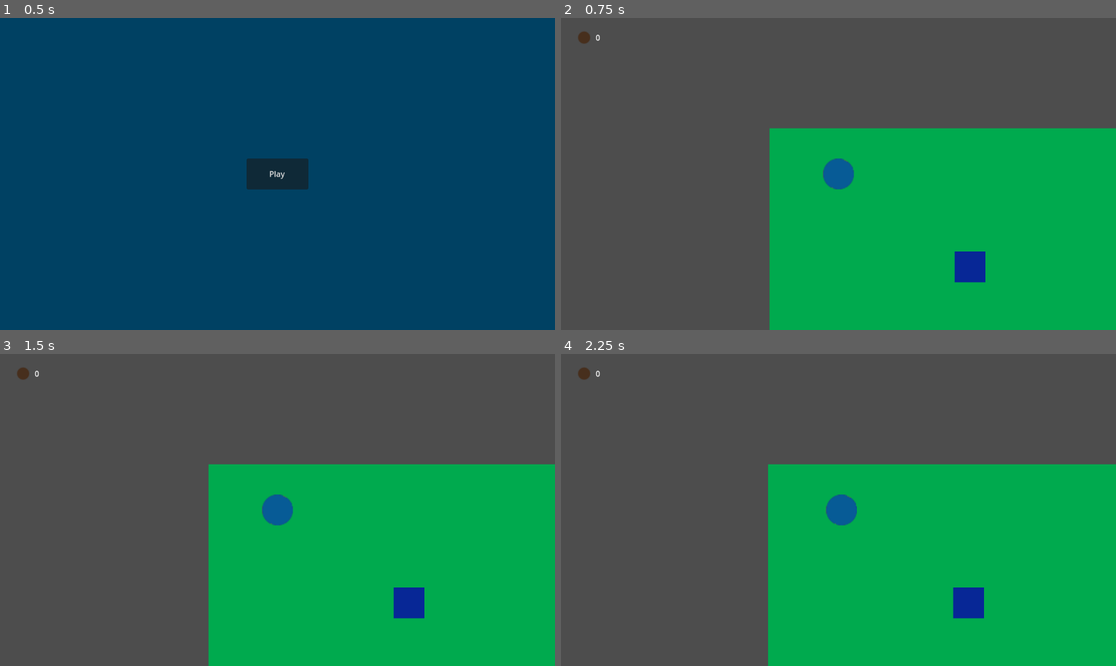
Above: before the commit, frames 1-4 (two rows, left to right).
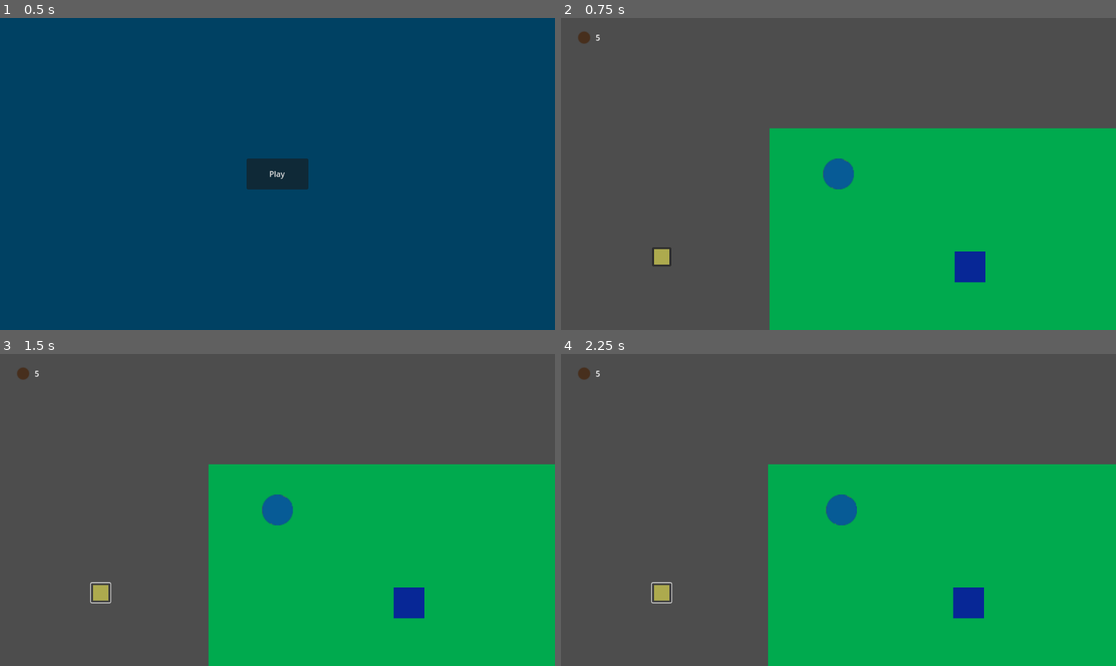
Above: after the commit, the same moments.

Repository: Schmo103/Euclid
Game: Godot game, scene res://menu/menu.tscn
The game is run twice, just before and just after one commit, with the same random seed, the same clock (stepped at 60 frames per second) and the same inputs.
Inputs (mouse positions are in pixels of both pictures, inside the frame that each line leads up to):
- Up to frame 1 (0.5 s): no input
- Up to frame 2 (0.75 s): click "Play" at 0.5 s
- Up to frame 3 (1.5 s): click (99, 594) at 1.27 s
- Up to frame 4 (2.25 s): tap Enter at 2 s; hold D (player_right) from 2.03 s (still down)

Frame 1 is identical in both runs. In frame 2, 0.2% of the frame differs, in the area x 6-20%, y 5-80%; in frame 3, 0.2%; in frame 4, 0.2%.

Commit message:
Worked on building menu and building system

Diff:
--- a/Euclid/building_system/build_manager.gd
+++ b/Euclid/building_system/build_manager.gd
@@ -1,2 +1,60 @@
 class_name BuildManager
 extends Node
+
+@onready var building_gui : BuildingGui = GameState.building_gui
+
+var commodity_counts : Dictionary
+
+func _ready() -> void:
+	for c in GameState.commoditys:
+		commodity_counts[c.name] = c.starting_amount
+	update_all_commodity_counts()
+	update_all_tower_buttons()
+
+	building_gui.tower_pressed.connect(_on_tower_pressed)
+
+
+func _on_tower_pressed(tower : TowerStats):
+	if can_pay(tower.price):
+		print("Can pay for " + tower.name)
+
+
+func build_tower(tower : TowerStats) -> void:
+	pass
+
+
+#function to add or subtract commodity amount from commodity count (count can be a negative int)
+func add_commodities(commodity : String, count : int) -> void:
+	if commodity_counts.has(commodity):
+		commodity_counts[commodity] = count
+		update_all_commodity_counts()
+		update_all_tower_buttons()
+	else:
+		push_error("Commodity: " + commodity + " not accounted for in build manager")
+
+
+#a safe way to check commodity count
+func get_commodity_count(commodity : String) -> int:
+	if commodity_counts.has(commodity):
+		return commodity_counts[commodity]
+	else:
+		return 0
+
+
+func update_all_tower_buttons() -> void:
+	for tower in GameState.towers:
+		building_gui.set_tower_button_enabled(tower.name, can_pay(tower.price))
+
+
+#checks if we have commoditys to pay price
+#price should be in tower price format (see doc/towers.txt)
+func can_pay(price : Dictionary) -> bool:
+	for commodity in price:
+		if price[commodity] > get_commodity_count(commodity):
+			return false
+	return true
+
+
+func update_all_commodity_counts() -> void:
+	for commodity in commodity_counts:
+		building_gui.set_commodity_count(commodity, commodity_counts[commodity])
--- a/Euclid/building_system/building_gui/building_gui.gd
+++ b/Euclid/building_system/building_gui/building_gui.gd
@@ -1,13 +1,27 @@
 class_name BuildingGui
 extends Control
 
+signal tower_pressed(tower_stats : TowerStats)
+
 @onready var commodity_manager : CommodityDisplayManager = $CommodityManager
+@onready var tower_manager : TowerDisplayManager = $TowerManager
 
 
-func _ready():
+func _enter_tree() -> void:
 	GameState.building_gui = self
-	pass
 
 
 func set_commodity_count(commodity : String, count : int) -> void:
 	commodity_manager.set_commodity_count(commodity, count)
+
+
+func set_tower_button_enabled(tower_name : String, enabled : bool) -> void:
+	if tower_manager.has_node(tower_name):
+		tower_manager.get_node(tower_name).set_enabled(enabled)
+	else:
+		push_error("Tower: " + tower_name + " not in menu")
+
+
+func tower_button_pressed(tower_stats : TowerStats) -> void:
+	print("Tower of type: " + tower_stats.name + " has been pressed")
+	tower_pressed.emit(tower_stats)
--- a/Euclid/building_system/building_gui/building_gui.tscn
+++ b/Euclid/building_system/building_gui/building_gui.tscn
@@ -1,7 +1,8 @@
-[gd_scene load_steps=3 format=3 uid="uid://cqn1djklucwvp"]
+[gd_scene load_steps=4 format=3 uid="uid://cqn1djklucwvp"]
 
 [ext_resource type="Script" path="res://building_system/building_gui/building_gui.gd" id="1_rcgub"]
-[ext_resource type="Script" path="res://building_system/building_gui/Commoditys.gd" id="2_a3s3c"]
+[ext_resource type="Script" path="res://building_system/building_gui/commodity_manager.gd" id="2_84wft"]
+[ext_resource type="Script" path="res://building_system/building_gui/tower_display_manager.gd" id="3_1oh66"]
 
 [node name="BuildingGUI" type="Control"]
 layout_mode = 3
@@ -17,4 +18,18 @@
 offset_top = 21.0
 offset_right = 68.0
 offset_bottom = 61.0
-script = ExtResource("2_a3s3c")
+script = ExtResource("2_84wft")
+
+[node name="TowerManager" type="GridContainer" parent="."]
+layout_mode = 1
+anchors_preset = -1
+anchor_left = 0.164
+anchor_top = 0.742
+anchor_right = 0.164
+anchor_bottom = 0.742
+offset_left = 0.563995
+offset_top = -1.84802
+offset_right = 831.564
+offset_bottom = 131.152
+columns = 5
+script = ExtResource("3_1oh66")
--- a/Euclid/building_system/building_gui/commodity_display.gd
+++ b/Euclid/building_system/building_gui/commodity_display.gd
@@ -1,8 +1,7 @@
 class_name CommodityDisplay
 extends HBoxContainer
 
-var icon : Texture
-var commodity_name : String
+var commodity : Commodity
 
 var commodity_count := 0:
 	set(n):
@@ -10,12 +9,8 @@
 		commodity_count = int(n)
 
 
-func _init(t : Texture = null, s : String = ""):
-	icon = t
-	commodity_name = s
-
 
 func _ready():
-	$Icon.texture = icon
-	if commodity_name != "":
-		name = commodity_name
+	$Icon.texture = commodity.icon
+	if commodity.name != "":
+		name = commodity.name
--- a/Euclid/building_system/building_gui/Commoditys.gd
+++ b/Euclid/building_system/building_gui/commodity_manager.gd
@@ -5,14 +5,17 @@
 
 # Called when the node enters the scene tree for the first time.
 func _ready():
+	build_commodity_menu()
+
+
+func build_commodity_menu():
 	for commodity in GameState.commoditys:
 		add_commodity_display(commodity)
 
 
 func add_commodity_display(c : Commodity) -> void:
 	var d := commocity_display_scene.instantiate()
-	d.icon = c.image
-	d.commodity_name = c.name
+	d.commodity = c
 	add_child(d)
 
 
--- /dev/null
+++ b/Euclid/building_system/building_gui/tower_display.gd
@@ -0,0 +1,20 @@
+extends Button
+
+
+@onready var building_gui : BuildingGui = GameState.building_gui
+
+var tower_stats : TowerStats
+
+
+func _ready():
+	if tower_stats != null:
+		icon = tower_stats.icon
+		name = tower_stats.name
+
+
+func _on_pressed():
+	building_gui.tower_button_pressed(tower_stats)
+
+
+func set_enabled(enabled : bool):
+	disabled = !enabled
--- /dev/null
+++ b/Euclid/building_system/building_gui/tower_display.tscn
@@ -0,0 +1,9 @@
+[gd_scene load_steps=2 format=3 uid="uid://bkxe1qk38c3ay"]
+
+[ext_resource type="Script" path="res://building_system/building_gui/tower_display.gd" id="1_v6apf"]
+
+[node name="TowerDisplay" type="Button"]
+icon_alignment = 1
+script = ExtResource("1_v6apf")
+
+[connection signal="pressed" from="." to="." method="_on_pressed"]
--- /dev/null
+++ b/Euclid/building_system/building_gui/tower_display_manager.gd
@@ -0,0 +1,15 @@
+class_name TowerDisplayManager
+extends GridContainer
+
+var tower_dispay_scene = preload("res://building_system/building_gui/tower_display.tscn")
+
+
+func _ready():
+	build_tower_menu()
+
+
+func build_tower_menu():
+	for tower in GameState.towers:
+		var t := tower_dispay_scene.instantiate()
+		t.tower_stats = tower
+		add_child(t)
--- a/Euclid/game_state/game_state.gd
+++ b/Euclid/game_state/game_state.gd
@@ -1,5 +1,8 @@
 extends Node
 
-@export var commoditys : Array
+@export var commoditys : Array[Commodity]
+@export var towers : Array[TowerStats]
 
 var building_gui : BuildingGui
+
+var tile_size := 32
--- a/Euclid/game_state/game_state.tscn
+++ b/Euclid/game_state/game_state.tscn
@@ -1,8 +1,10 @@
-[gd_scene load_steps=3 format=3 uid="uid://brk4bq6a2nepe"]
+[gd_scene load_steps=4 format=3 uid="uid://brk4bq6a2nepe"]
 
 [ext_resource type="Script" path="res://game_state/game_state.gd" id="1_nxrfd"]
 [ext_resource type="Resource" uid="uid://dqamfeee8l6uc" path="res://resources/commodity_resources/filler_resource.tres" id="2_m72g1"]
+[ext_resource type="Resource" uid="uid://dclus14rfvurj" path="res://resources/tower_resources/farm_tower_stats.tres" id="3_32cx0"]
 
 [node name="GameState" type="Node"]
 script = ExtResource("1_nxrfd")
-commoditys = [ExtResource("2_m72g1")]
+commoditys = Array[Resource("res://resource_scripts/commodity.gd")]([ExtResource("2_m72g1")])
+towers = Array[Resource("res://resource_scripts/tower_stats.gd")]([ExtResource("3_32cx0")])
--- a/Euclid/menu/menu.tscn
+++ b/Euclid/menu/menu.tscn
@@ -1,6 +1,6 @@
 [gd_scene load_steps=2 format=3 uid="uid://b4itb828yaxe0"]
 
-[ext_resource type="Script" path="res://menu/nenu.gd" id="1_0ri4r"]
+[ext_resource type="Script" path="res://menu/menu.gd" id="1_exymb"]
 
 [node name="Menu" type="Control"]
 layout_mode = 3
@@ -9,7 +9,7 @@
 anchor_bottom = 1.0
 grow_horizontal = 2
 grow_vertical = 2
-script = ExtResource("1_0ri4r")
+script = ExtResource("1_exymb")
 
 [node name="ColorRect" type="ColorRect" parent="."]
 layout_mode = 0
--- a/Euclid/resource_scripts/commodity.gd
+++ b/Euclid/resource_scripts/commodity.gd
@@ -1,9 +1,12 @@
 class_name Commodity
 extends Resource
 
-@export var image : Texture
 @export var name : String = ""
+@export var icon : Texture
+@export var starting_amount := 0
 
-func _init(i : Texture = null, n : String = ""):
-	image = i
+
+func _init(i : Texture = null, n : String = "", s_a : int = 0):
+	icon = i
 	name = n
+	starting_amount = s_a
--- /dev/null
+++ b/Euclid/resource_scripts/tower_stats.gd
@@ -0,0 +1,15 @@
+class_name TowerStats
+extends Resource
+
+enum types {UTIL, DEFENSE}
+
+
+
+@export var name : String = ""
+@export var icon : Texture
+
+@export var scene : PackedScene
+
+@export var price : Dictionary
+@export var size : Vector2 = Vector2(32, 32)
+@export_enum("UTIL", "DEFENSE") var type : int = types.UTIL
--- a/Euclid/resources/commodity_resources/filler_resource.tres
+++ b/Euclid/resources/commodity_resources/filler_resource.tres
@@ -5,5 +5,6 @@
 
 [resource]
 script = ExtResource("2_fiwfo")
-image = ExtResource("1_5swfy")
 name = "filler"
+icon = ExtResource("1_5swfy")
+starting_amount = 5
--- /dev/null
+++ b/Euclid/resources/tower_resources/farm_tower_stats.tres
@@ -0,0 +1,16 @@
+[gd_resource type="Resource" script_class="TowerStats" load_steps=4 format=3 uid="uid://dclus14rfvurj"]
+
+[ext_resource type="Texture2D" uid="uid://d2t34jhxjn023" path="res://art/filler_farm_icon.png" id="1_lo5ek"]
+[ext_resource type="PackedScene" uid="uid://dq3c086d7rslo" path="res://towers/farm_tower.tscn" id="2_gfmai"]
+[ext_resource type="Script" path="res://resource_scripts/tower_stats.gd" id="3_6h2jl"]
+
+[resource]
+script = ExtResource("3_6h2jl")
+name = "farm"
+icon = ExtResource("1_lo5ek")
+scene = ExtResource("2_gfmai")
+price = {
+"filler": 4
+}
+size = Vector2(32, 32)
+type = 0
--- /dev/null
+++ b/Euclid/towers/farm_tower.tscn
@@ -0,0 +1,3 @@
+[gd_scene format=3 uid="uid://dq3c086d7rslo"]
+
+[node name="FarmTower" type="Node2D"]
Binary file added: Euclid/art/filler_farm_icon.png
Not shown, added: Euclid/art/filler_farm_icon.png.import
Not shown, changed: Euclid/doc/commoditys.txt
Not shown, added: Euclid/doc/towers.txt
Renamed: Euclid/menu/nenu.gd -> Euclid/menu/menu.gd
